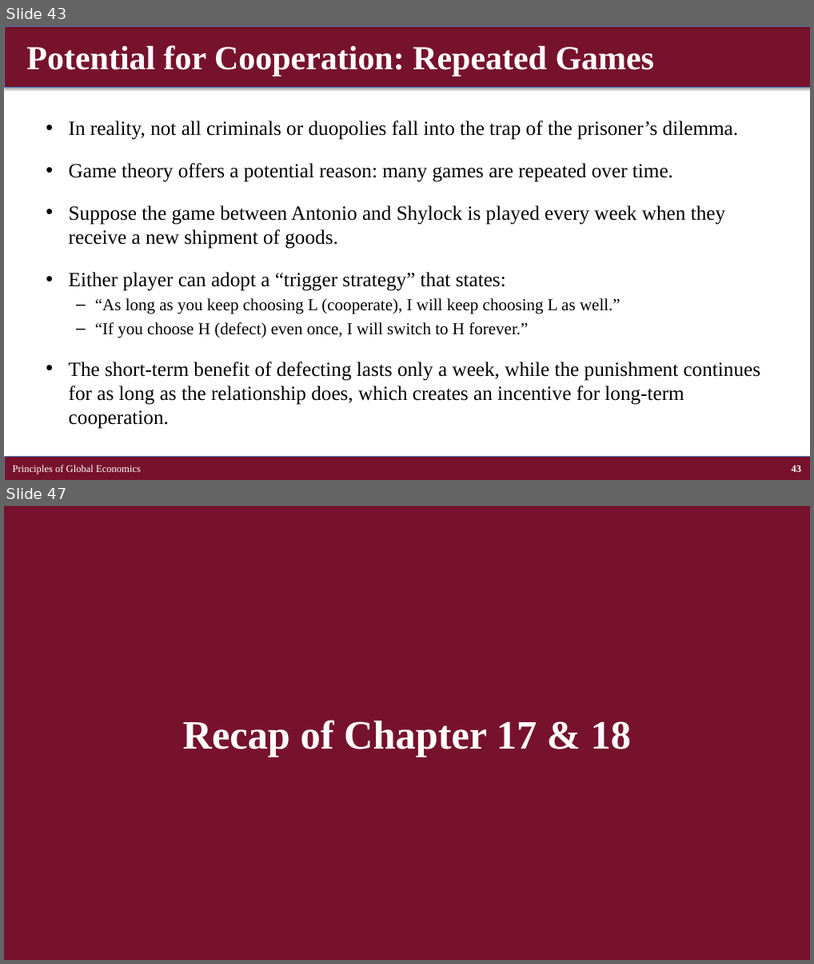
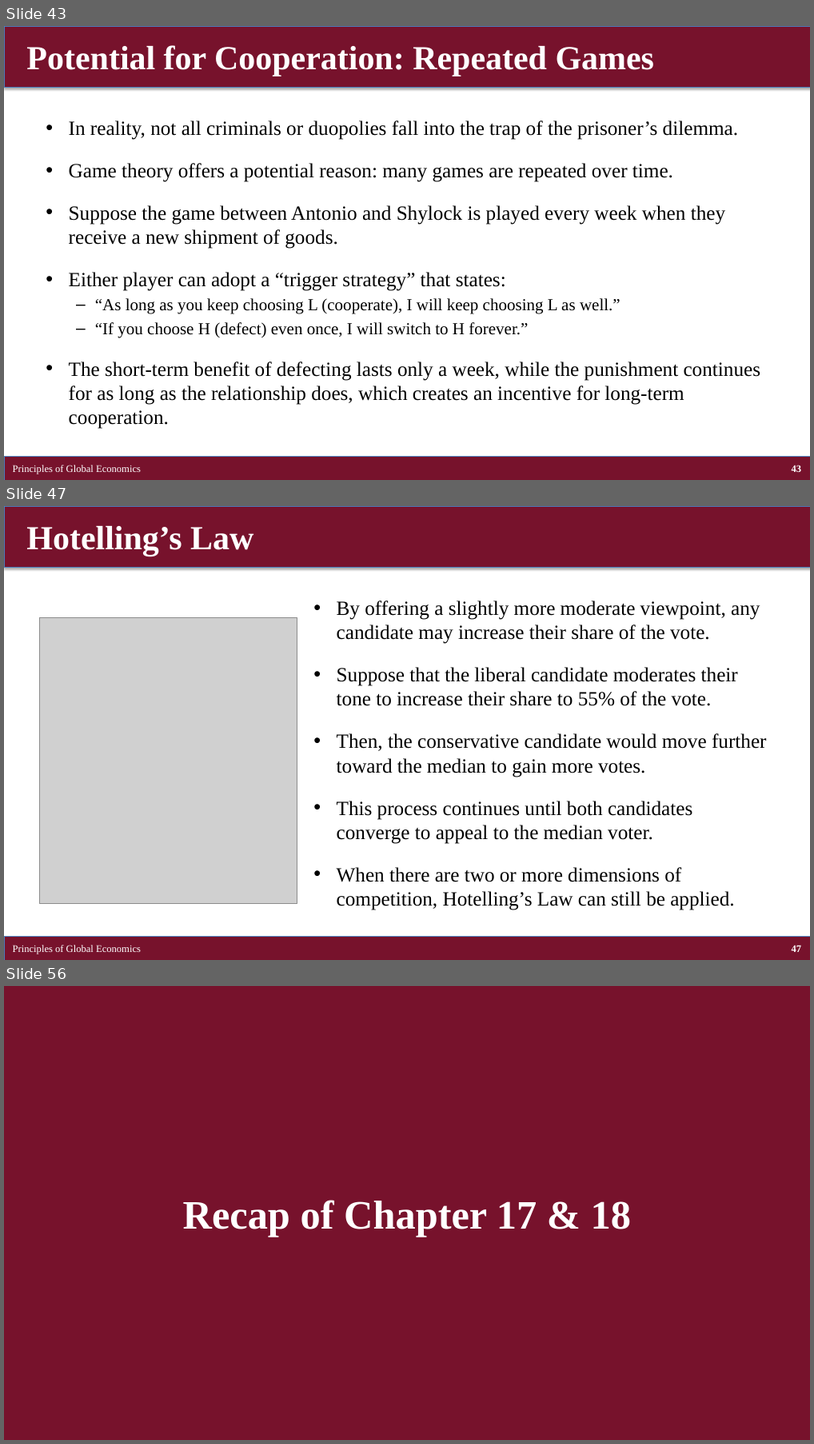
Before and after one commit to brianhwpark/brianhwpark.github.io, a slide deck: files/teaching-resources/concordiacollege-bus-201/bus-201-lecture-note/bus201-ch17-18.pptx. Shown one above the other, each under a label of ours: slides 43 and 47 before the commit, slides 43, 47 and 56 after it; the slides between them are not shown. The pictures are 814x964 and 814x1444 pixels, drawn with LibreOffice and Linux fonts; fonts in the diff are those of the drawing; grey boxes stand for pictures. Boxes give left, top, right and bottom in pixels: in the first picture for what was removed or moved away, otherwise in the second. Text is boxed around its words. In the diff, an @@ line names an element or a change of style, - is before the commit and + after.

```diff
--- a/files/teaching-resources/concordiacollege-bus-201/bus-201-lecture-note/bus201-ch17-18.pptx
+++ b/files/teaching-resources/concordiacollege-bus-201/bus-201-lecture-note/bus201-ch17-18.pptx
@@ slide 47 added at [4,506,810,960], background #FFFFFF @@
@@ rectangle added at [4,506,810,567], fill #77122C, outline #4B7EBC 0.75 pt @@
@@ title added at [26,526,254,556], 40 pt, text #FFFFFF, bold @@
+Hotelling’s Law
@@ text added at [337,600,767,910], 24 pt, text #000000 @@
+• By offering a slightly more moderate viewpoint, any candidate may increase their share of the vote.
+• Suppose that the liberal candidate moderates their tone to increase their share to 55% of the vote.
+• Then, the conservative candidate would move further toward the median to gain more votes.
+• This process continues until both candidates converge to appeal to the median voter.
+• When there are two or more dimensions of competition, Hotelling’s Law can still be applied.
@@ picture added at [40,617,297,903] @@
@@ rectangle added at [4,936,810,960], fill #77122C, outline #4B7EBC 0.75 pt @@
@@ text added at [13,944,141,954], 12 pt, text #FFFFFF @@
+Principles of Global Economics
@@ page number added at [792,944,802,952], 12 pt, text #FFFFFF, bold @@
+47
@@ what was slide 47 is now slide 56 @@
```
Also in this commit, not shown: 3 slides changed, 8 other slides added, 11 other files.
